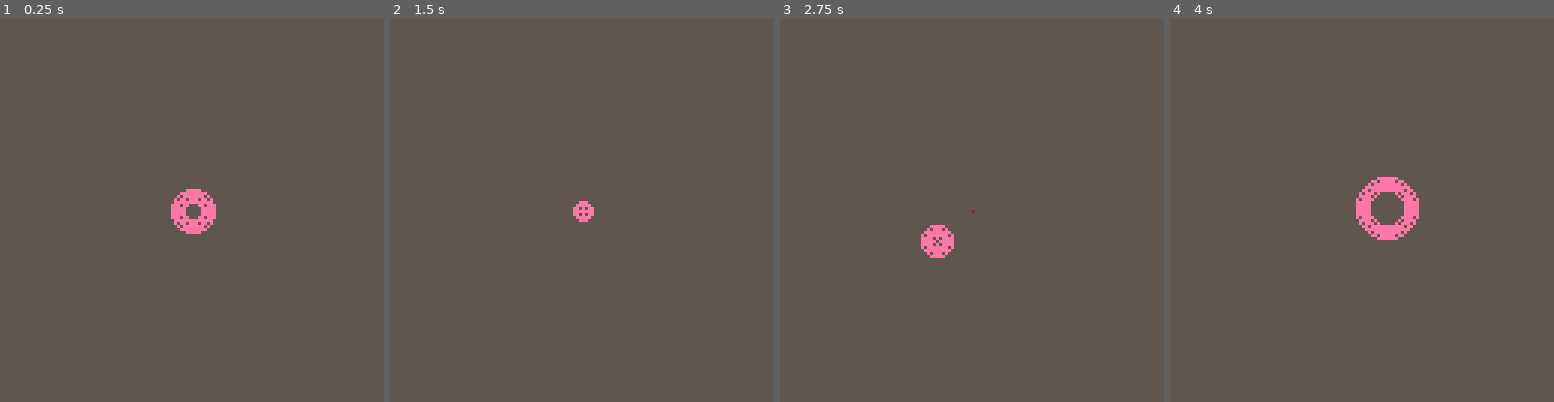
Above: before the commit, frames 1-4 (left to right).
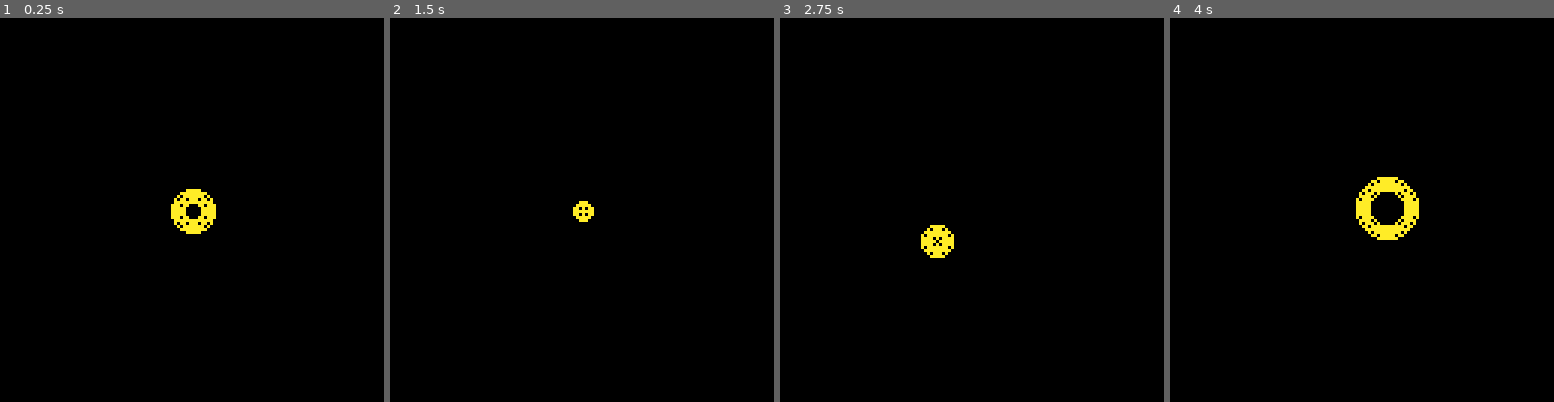
Above: after the commit, the same moments.

Repository: Alfie-Edwards/LoopHole
Game: PICO-8 cartridge loop.p8
Same seed, same stepped clock (60 frames per second), same inputs: the game is played once before the commit and once after it.
Inputs:
- Up to frame 1 (0.25 s): no input
- Up to frame 2 (1.5 s): tap O (Z key) at 0.33, 0.7, 1.43 s; tap X (X key) at 1.07 s
- Up to frame 3 (2.75 s): hold Left 1.97-2.37 s; tap X (X key) at 2.07, 2.4, 2.73 s; tap O (Z key) at 2.22 s; hold Down from 2.42 s (still down)
- Up to frame 4 (4 s): release Down at 2.82 s; hold Right 2.87-3.53 s; tap X (X key) at 3.07, 3.4, 3.73 s; tap O (Z key) at 3.1, 3.98 s; hold Up from 3.58 s (still down)

The runs differ from the first frame. In frame 1, 100% of the frame differs, in the area x 0-100%, y 0-100%; in frame 2, 100%; in frame 3, 100%; in frame 4, 100%.

Commit message:
poc sprite

Diff:
--- a/loop.p8
+++ b/loop.p8
@@ -34,19 +33,20 @@
 	end
 
 	if (t() % 2) == 0 then
-		add_curio(rnd(128), rnd(128), rnd(64), 1)
+		local r = rnd(64)
+		add_curio(rnd(128 - 2 * r) - 64 + r, rnd(128 - 2 * r) - 64 + r, r, 0)
 	end
 end
 
 function _draw()
-	cls(5)
+	cls(0)
 	for _, curio in ipairs(curios) do
 		if curio.z >= 1 then
-			circ(curio.x / curio.z, curio.y / curio.z, curio.r / curio.z, 2)
+			sspr(0, 0, 16, 16, (curio.x - 8) / curio.z, (curio.y - 8) / curio.z, 2 * curio.r / curio.z, 2 * curio.r / curio.z, curio.flip_x, curio.flip_y)
 		end
 	end
 	for w=0,loop.w-1 do
-		circ(loop.x, loop.y, loop.r - w, 14)
+		circ(loop.x, loop.y, loop.r - w, 10)
 	end
 end
 
@@ -57,13 +57,25 @@
 		z = 128,
 		r = r,
 		id = id,
-	})
+		flip_x = rnd(1) < 0.5,
+		flip_y = rnd(1) < 0.5,
+	}, 1)
 end
 
 __gfx__
-00000000000000000000000000000000000000000000000000000000000000000000000000000000000000000000000000000000000000000000000000000000
-00000000000000000000000000000000000000000000000000000000000000000000000000000000000000000000000000000000000000000000000000000000
-00700700000000000000000000000000000000000000000000000000000000000000000000000000000000000000000000000000000000000000000000000000
-00077000000000000000000000000000000000000000000000000000000000000000000000000000000000000000000000000000000000000000000000000000
-00077000000000000000000000000000000000000000000000000000000000000000000000000000000000000000000000000000000000000000000000000000
-00700700000000000000000000000000000000000000000000000000000000000000000000000000000000000000000000000000000000000000000000000000
+00000000650000000000000000000000000000000000000000000000000000000000000000000000000000000000000000000000000000000000000000000000
+00000000655550000000000000000000000000000000000000000000000000000000000000000000000000000000000000000000000000000000000000000000
+00000006655560000000000000000000000000000000000000000000000000000000000000000000000000000000000000000000000000000000000000000000
+00066666655560000000000000000000000000000000000000000000000000000000000000000000000000000000000000000000000000000000000000000000
+00666666555555000000000000000000000000000000000000000000000000000000000000000000000000000000000000000000000000000000000000000000
+06666566555555660000000000000000000000000000000000000000000000000000000000000000000000000000000000000000000000000000000000000000
+06565556655555560000000000000000000000000000000000000000000000000000000000000000000000000000000000000000000000000000000000000000
+06555566655655550000000000000000000000000000000000000000000000000000000000000000000000000000000000000000000000000000000000000000
+65555666555665500000000000000000000000000000000000000000000000000000000000000000000000000000000000000000000000000000000000000000
+55556666555555000000000000000000000000000000000000000000000000000000000000000000000000000000000000000000000000000000000000000000
+65556555555555000000000000000000000000000000000000000000000000000000000000000000000000000000000000000000000000000000000000000000
+66555555555556000000000000000000000000000000000000000000000000000000000000000000000000000000000000000000000000000000000000000000
+06555555665556000000000000000000000000000000000000000000000000000000000000000000000000000000000000000000000000000000000000000000
+00555555565566000000000000000000000000000000000000000000000000000000000000000000000000000000000000000000000000000000000000000000
+00555666556660000000000000000000000000000000000000000000000000000000000000000000000000000000000000000000000000000000000000000000
+00656600066000000000000000000000000000000000000000000000000000000000000000000000000000000000000000000000000000000000000000000000
